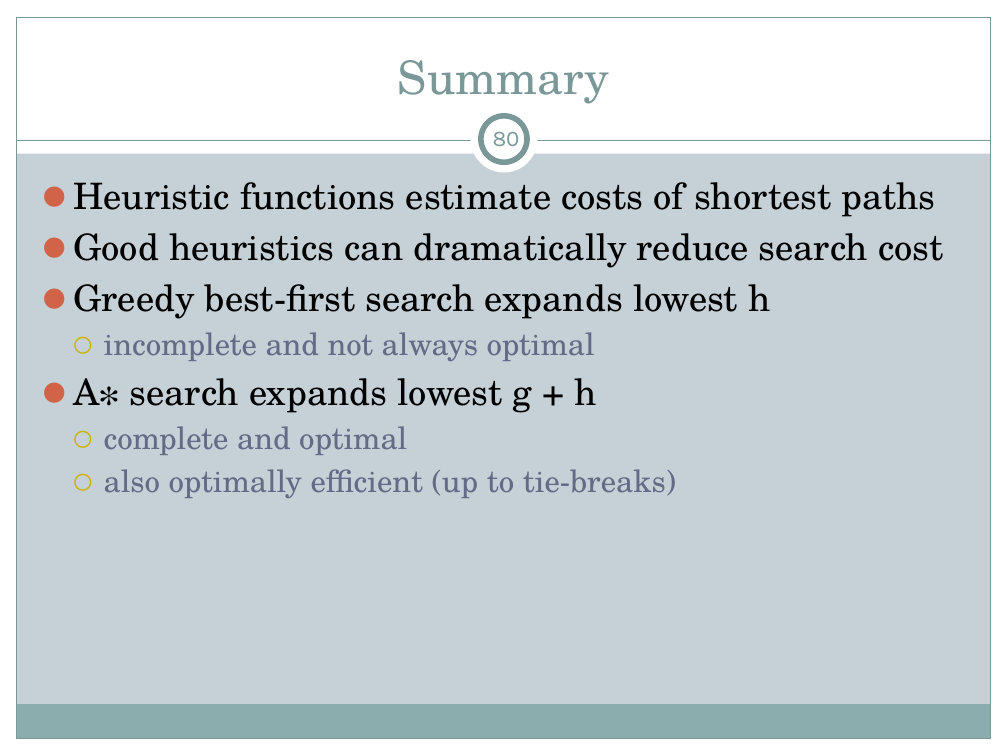
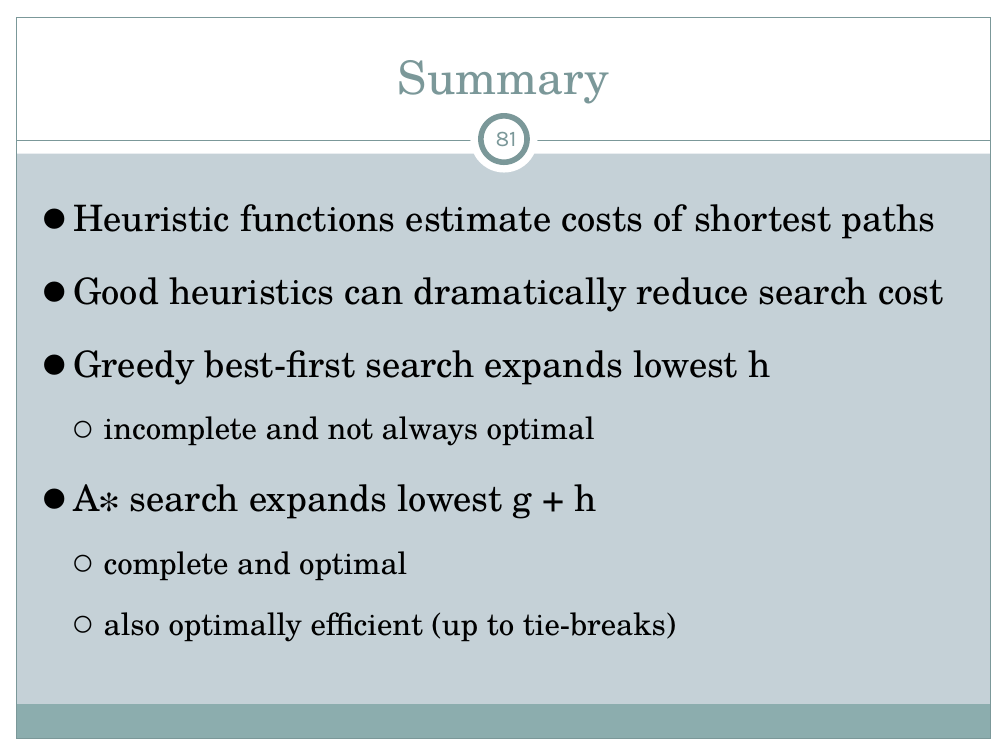
Before and after one commit to motazsaad/ai-csci4304, a slide deck: slide 81 of lecture-slides/aima/ai-chapter3-and-4-problem-solving-by-search-aima.pptx (slide 80 before the commit). Drawn at 1008x756 pixels with LibreOffice and Linux fonts; fonts in the diff are those of the drawing. Boxes give left, top, right and bottom in pixels: in the first picture for what was removed or moved away, otherwise in the second. Text is boxed around its words. In the diff, an @@ line names an element or a change of style, - is before the commit and + after.

```diff
--- a/lecture-slides/aima/ai-chapter3-and-4-problem-solving-by-search-aima.pptx
+++ b/lecture-slides/aima/ai-chapter3-and-4-problem-solving-by-search-aima.pptx
@@ page number at box(496, 132, 517, 146): text changed @@
-80
+81
@@ text "Heuristic functions estimate costs of ..." at box(73, 204, 943, 642): text colour #646B86 to #000000 in "incomplete and not always optimal", "complete and optimal", "also optimally efficient (up to tie-breaks)"; line spacing 1 to 1.5; bullet colour #D16349 to #000000; bullet colour #CCB400 to #000000 @@
```
Also in this commit, not shown: 5 other slides changed, 1 slide added, 4 other files.
